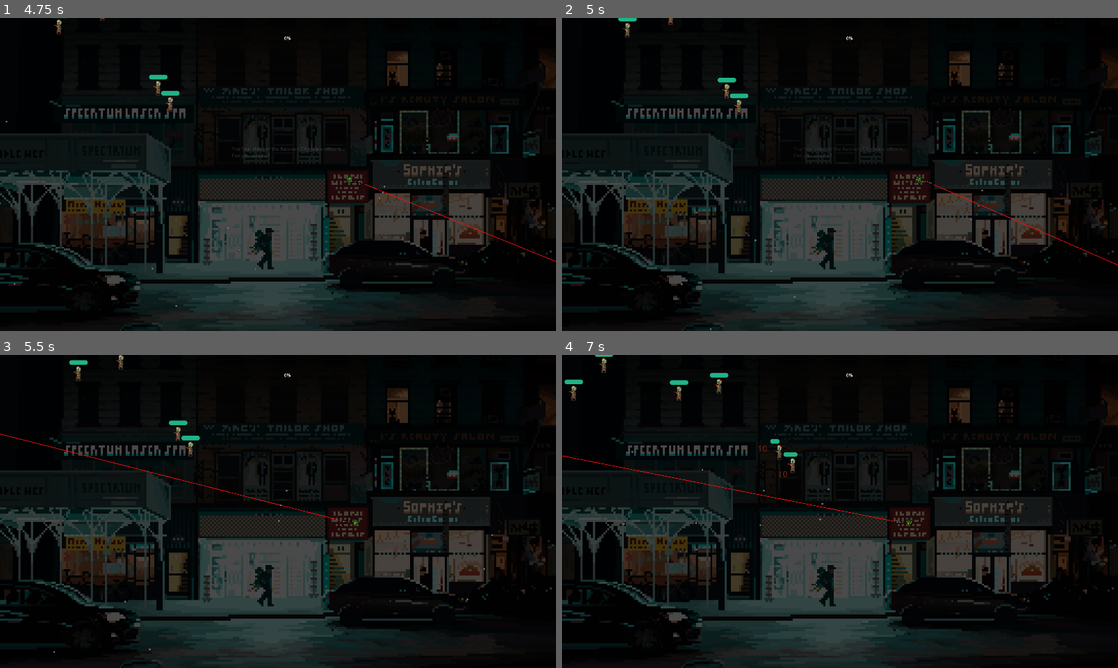
Above: before the commit, frames 1-4 (two rows, left to right).
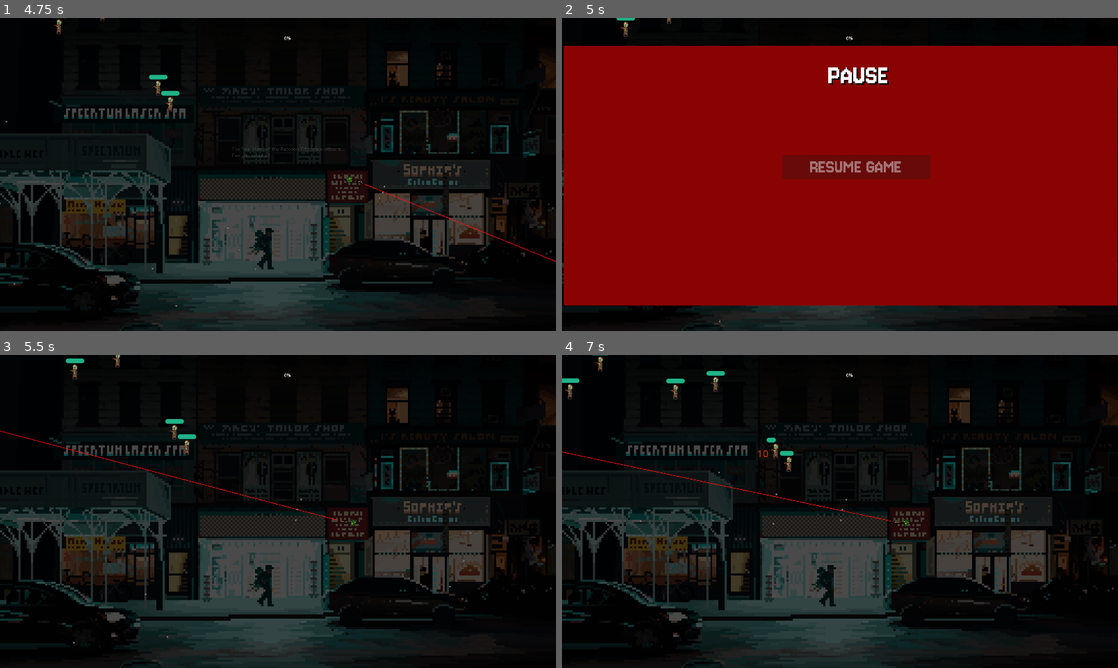
Above: after the commit, the same moments.

Repository: blacksagres/streets-of-evil
Game: Godot game, scene res://world.tscn
Two runs of this game, one before a commit and one after it. Both use one fixed random seed, a clock stepped at 60 frames per second and the inputs below.
Inputs (mouse positions are in pixels of both pictures, inside the frame that each line leads up to):
- Up to frame 1 (4.75 s): click "NEW GAME" at 0.5 s; tap Enter (ui_accept) at 1.25, 1.52, 2.27, 3.77, 4.52 s; move the mouse to (400, 158) at 1.27 s; hold Right (move_right) 1.28-2.78 s; tap Space (shoot) every 0.75 s from 1.35 to 4.35 s; move the mouse to (166, 190) at 2.02 s; move the mouse to (333, 105) at 2.77 s; hold Left (move_left) 2.78-3.53 s; move the mouse to (250, 237) at 3.52 s; hold Right (move_right) from 3.53 s (still down); move the mouse to (444, 221) at 4.27 s
- Up to frame 2 (5 s): keep holding Right (move_right); tap Escape (pause, bound only after the commit) at 4.9 s
- Up to frame 3 (5.5 s): release Right (move_right) at 5 s; click (294, 505) at 5 s, where only the run after the commit has a clickable "RESUME GAME"
- Up to frame 4 (7 s): move the mouse to (673, 464) at 5.77 s; hold Left (move_left) 5.78-6.53 s; tap Space (shoot) at 5.85, 6.6 s; tap Enter (ui_accept) at 6.02 s; move the mouse to (867, 511) at 6.52 s; hold Right (move_right) from 6.53 s (still down)

Frame 1 is identical in both runs. In frame 2, 83% of the frame differs, in the area x 0-100%, y 0-100%; in frame 3, 0.7%; in frame 4, 1.0%.

Commit message:
add pause menu

Diff:
--- /dev/null
+++ b/components/menus/components/resume_game_button.tscn
@@ -0,0 +1,8 @@
+[gd_scene load_steps=2 format=3 uid="uid://b1c2wocuhgwfo"]
+
+[ext_resource type="PackedScene" uid="uid://dycepdknp5ji1" path="res://components/menus/components/menu_button.tscn" id="1_m3oen"]
+
+[node name="ResumeGameButton" instance=ExtResource("1_m3oen")]
+
+[node name="Button" parent="." index="0"]
+text = "RESUME GAME"
--- /dev/null
+++ b/components/menus/pause_menu.tscn
@@ -0,0 +1,32 @@
+[gd_scene load_steps=4 format=3 uid="uid://ku0umq8lpd4n"]
+
+[ext_resource type="Script" uid="uid://dx2ilu4igovfo" path="res://pause_menu.gd" id="1_r61go"]
+[ext_resource type="FontFile" uid="uid://bm80lk671tqyh" path="res://assets/fonts/Jersey10-Regular.ttf" id="2_u38jr"]
+[ext_resource type="PackedScene" uid="uid://b1c2wocuhgwfo" path="res://components/menus/components/resume_game_button.tscn" id="3_p2qrp"]
+
+[node name="PauseMenu" type="Node2D"]
+process_mode = 2
+script = ExtResource("1_r61go")
+
+[node name="ColorRect" type="ColorRect" parent="."]
+offset_left = 6.0
+offset_top = 96.0
+offset_right = 1918.0
+offset_bottom = 992.0
+color = Color(0.541176, 0.0117647, 0.0117647, 1)
+
+[node name="Label" type="Label" parent="."]
+offset_left = 920.0
+offset_top = 144.0
+offset_right = 1129.0
+offset_bottom = 252.0
+theme_override_colors/font_shadow_color = Color(0, 0, 0, 1)
+theme_override_colors/font_outline_color = Color(0, 0, 0, 1)
+theme_override_constants/shadow_offset_x = 5
+theme_override_constants/shadow_offset_y = 5
+theme_override_constants/outline_size = 5
+theme_override_fonts/font = ExtResource("2_u38jr")
+theme_override_font_sizes/font_size = 100
+text = "PAUSE"
+
+[node name="ResumeGameButton" parent="." instance=ExtResource("3_p2qrp")]
--- a/components/menus/start_menu.gd
+++ b/components/menus/start_menu.gd
@@ -3,9 +3,10 @@
 @onready var new_game_button := $NewGameButton
 # Called when the node enters the scene tree for the first time.
 func _ready() -> void:
+	self.visible = true
 	new_game_button.on_click = _on_new_game_click
 
 func _on_new_game_click() -> void:
-	self.z_index = -10
+	self.z_index = -GameConstants.MENU_Z_INDEX
 	self.visible = false
 	GameStateManager.start()
--- a/components/weapons/shotgun/shotgun.gd
+++ b/components/weapons/shotgun/shotgun.gd
@@ -46,7 +46,7 @@
 		bullet.direction = direction.rotated(angle_offset)
 
 		bullet.global_position = barrel.global_position
-		print('position', position)
+
 		# We always add the bullet in the world,
 		# otherwise the bullet will remain "attached" to the player and rotates
 		# with the scene.
--- /dev/null
+++ b/pause_menu.gd
@@ -0,0 +1,30 @@
+extends Node2D
+class_name PauseMenu
+
+
+# Called when the node enters the scene tree for the first time.
+func _ready() -> void:
+	self.z_index = -GameConstants.MENU_Z_INDEX
+	self.visible = false
+	$ColorRect.color = GameConstants.BLOOD_RED
+	$ResumeGameButton.on_click = _on_resume_game_click
+
+
+# Called every frame. 'delta' is the elapsed time since the previous frame.
+func _process(delta: float) -> void:
+	if Input.is_action_just_pressed("pause"):
+		print('pressed!')
+		_show()
+
+func _hide() -> void:
+	self.z_index = -GameConstants.MENU_Z_INDEX
+	self.visible = false
+	GameStateManager.resume()
+
+func _show() -> void:
+	self.z_index = GameConstants.MENU_Z_INDEX
+	self.visible = true
+	GameStateManager.pause()
+
+func _on_resume_game_click() -> void:
+	_hide()
--- a/project.godot
+++ b/project.godot
@@ -18,6 +18,7 @@
 
 BulletSingleton="*res://components/weapons/handgun/bullet.gd"
 GameStateManager="*res://system/game_state_manager.gd"
+GameConstants="*res://system/game_constants.gd"
 
 [display]
 
@@ -65,6 +66,11 @@
 , Object(InputEventKey,"resource_local_to_scene":false,"resource_name":"","device":0,"window_id":0,"alt_pressed":false,"shift_pressed":false,"ctrl_pressed":false,"meta_pressed":false,"pressed":false,"keycode":0,"physical_keycode":68,"key_label":0,"unicode":0,"location":0,"echo":false,"script":null)
 ]
 }
+pause={
+"deadzone": 0.2,
+"events": [Object(InputEventKey,"resource_local_to_scene":false,"resource_name":"","device":0,"window_id":0,"alt_pressed":false,"shift_pressed":false,"ctrl_pressed":false,"meta_pressed":false,"pressed":false,"keycode":0,"physical_keycode":4194305,"key_label":0,"unicode":0,"location":0,"echo":false,"script":null)
+]
+}
 
 [layer_names]
 
--- /dev/null
+++ b/system/game_constants.gd
@@ -0,0 +1,17 @@
+extends Node
+
+# POSITIONING
+
+var MENU_Z_INDEX := 10
+
+# COLORS
+
+const BLOOD_RED      = Color8(138, 3, 3)      # #8A0303
+const ASH_BLACK      = Color8(15, 15, 15)     # #0F0F0F
+const ROTTEN_OLIVE   = Color8(74, 90, 35)     # #4A5A23
+const CORPSE_GREY    = Color8(77, 77, 77)     # #4D4D4D
+const PALE_BONE      = Color8(234, 230, 218)  # #EAE6DA
+const RUST_ORANGE    = Color8(163, 75, 43)    # #A34B2B
+const MOLD_GREEN     = Color8(63, 92, 59)     # #3F5C3B
+const COLD_BLUE      = Color8(59, 79, 107)    # #3B4F6B
+const FLICKER_YELLOW = Color8(242, 203, 5)    # #F2CB05
--- a/world.tscn
+++ b/world.tscn
@@ -1,10 +1,11 @@
-[gd_scene load_steps=10 format=3 uid="uid://cfm1g0c2lt806"]
+[gd_scene load_steps=11 format=3 uid="uid://cfm1g0c2lt806"]
 
 [ext_resource type="Script" uid="uid://dlbrtbpmsfujf" path="res://world.gd" id="1_aqk2v"]
 [ext_resource type="PackedScene" uid="uid://cleasu8qoohko" path="res://characters/player/player.tscn" id="1_f3sb7"]
 [ext_resource type="Texture2D" uid="uid://dl5pmj3xjvpde" path="res://assets/pixel-art-street-test.jpg" id="1_tlwt5"]
 [ext_resource type="PackedScene" uid="uid://csw4bw3qe8a6s" path="res://characters/enemy.tscn" id="2_036b0"]
 [ext_resource type="PackedScene" uid="uid://dgqbjsucu2qbf" path="res://components/menus/start_menu.tscn" id="5_036b0"]
+[ext_resource type="PackedScene" uid="uid://ku0umq8lpd4n" path="res://components/menus/pause_menu.tscn" id="6_dwbse"]
 
 [sub_resource type="Curve2D" id="Curve2D_tlwt5"]
 _data = {
@@ -61,6 +62,7 @@
 [node name="Menus" type="Node2D" parent="."]
 
 [node name="LevelUpMenu" type="Node2D" parent="Menus"]
+visible = false
 
 [node name="ColorRect" type="ColorRect" parent="Menus/LevelUpMenu"]
 offset_left = 832.0
@@ -98,6 +100,12 @@
 text = "INCREASE MOVE SPEED"
 
 [node name="StartMenu" parent="Menus" instance=ExtResource("5_036b0")]
+process_mode = 2
+visible = false
+
+[node name="PauseMenu" parent="Menus" instance=ExtResource("6_dwbse")]
+process_mode = 3
+visible = false
 
 [node name="ExperienceGauge" type="ProgressBar" parent="."]
 offset_left = 64.0
Not shown, added: pause_menu.gd.uid
Not shown, added: system/game_constants.gd.uid
